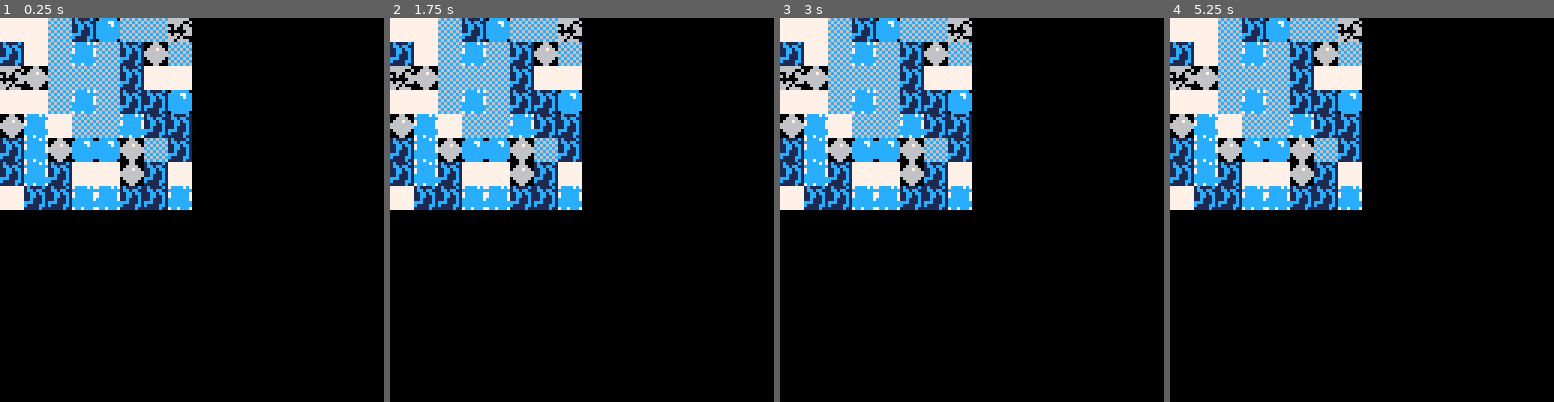
Above: before the commit, frames 1-4 (left to right).
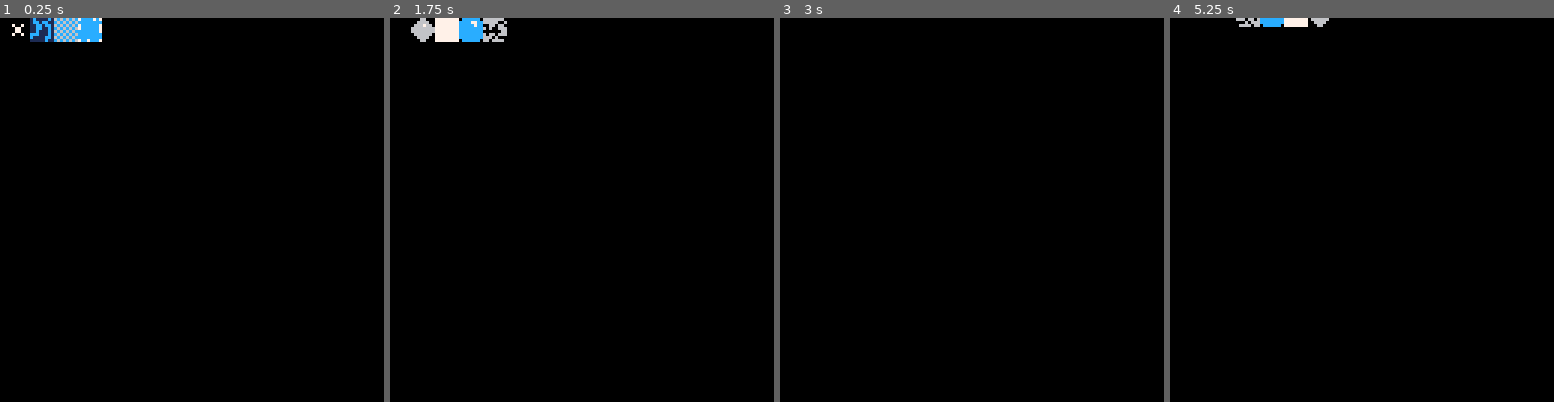
Above: after the commit, the same moments.

Repository: cmcoatney/carts
Game: PICO-8 cartridge icebreaker.p8
Two runs of this game, one before a commit and one after it. Both use one fixed random seed, a clock stepped at 60 frames per second and the inputs below.
Inputs:
- Up to frame 1 (0.25 s): no input
- Up to frame 2 (1.75 s): hold Right from 1.6 s (still down)
- Up to frame 3 (3 s): release Right at 2.1 s; hold Up 2.15-2.42 s; hold Right from 2.47 s (still down)
- Up to frame 4 (5.25 s): release Right at 3.03 s; hold Left 3.08-3.58 s; hold Down 3.63-3.97 s; hold Right 4.02-4.68 s; hold Up 4.73-5.03 s; hold Left from 5.08 s (still down)

The runs differ from the first frame. In frame 1, 23% of the frame differs, in the area x 0-50%, y 0-50%; in frame 2, 24%; in frame 3, 24%; in frame 4, 24%.

Commit message:
feat(core): Adds basic movement and test graphics to begin development

Diff:
--- a/icebreaker.p8
+++ b/icebreaker.p8
@@ -2,6 +2,11 @@
 version 36
 __lua__
 #include icebreaker/core.lua
+#include icebreaker/hero.lua
+#include icebreaker/map.lua
+#include icebreaker/mob.lua
+#include icebreaker/movement.lua
+#include icebreaker/actions.lua
 
 __gfx__
 000000001c1111c16c6c6c6c7cccc7c700066000777777770cccccc0666666600000000000000000000000000000000000000000000000000000000000000000
--- /dev/null
+++ b/icebreaker/actions.lua
@@ -0,0 +1,12 @@
+--actions
+
+function push(ob,mob,dir)
+ --check if ob pushable
+
+ --check dir to move
+
+ --check if ob slides
+   --if yes slide instead
+
+ --move ob
+end
--- a/icebreaker/core.lua
+++ b/icebreaker/core.lua
@@ -1,16 +1,69 @@
---core
 msg=""
 state={}
+
 function _init()
- --hero:init()
-end
+ state.flg_slide=2
+ state.tick=0
 
-function _update()
+ obs={}
+ ob=ob:init()
+ ob.spr=76
+ ob.pushable=true
+ add(obs,ob)
+
+ hero:init()
 
 end
 
+function timer()
+ state.tick-=1
+ if state.tick == 0 then
+  --do something
+
+ end
+end
+
+function _update60()
+  local mx=0
+  local my=0
+  local moved=false
+  local spd=5
+  if (btnp(0)) mx -= spd hero.dir=1 moved=true
+  if (btnp(1)) mx += spd hero.dir=2 moved=true
+  if (btnp(2)) my -= spd hero.dir=3 moved=true
+  if (btnp(3)) my += spd hero.dir=4 moved=true
+
+
+  hero.tle=mget(hero.x,hero.y)
+
+  domove(hero,mx,my,dir)
+  if(moved) doanimate(hero)
+
+  --hero:animate()
+end
+
 function _draw()
-    cls()
-    map()
+ cls(0)
+ palt(8,true)
+ palt(0,false)
+ pal(5,2)
+ spr(204,0,0,4,4)
 
+ spr(192,0,0,4,4)
+ spr(200,32,0,4,4)
+ spr(200,32,32,4,4)
+ spr(76,30,20,4,4)
+ --hero direction
+ local flp = false
+ if(hero.dir == 1) flp=true
+ --hero frame
+ local frm = abs(hero.frm)
+
+ for o in all(obs) do
+  spr(o.spr,o.x,o.y,4,4)
+ end
+
+ local s=hero.spr+(frm*4)
+ spr(s,hero.x,hero.y,4,4,flp,false)
+ print(msg,64,64)
 end
--- /dev/null
+++ b/icebreaker/hero.lua
@@ -0,0 +1,40 @@
+--hero
+
+hero={}
+function hero:init()
+ self.x=2
+ self.y=0
+ self.spr=0
+ self.dir=0
+ self.frm=0
+ self.tle=mget(hero.x,hero.y)
+ self.tick=30
+ self.tock=30 --ticks till stop
+ self.tictok=30
+ self.trans={}
+ self.tcount=0
+end
+
+function hero:animate()
+ if(self.tock < 1) return
+
+ self.tick-=1
+ if self.tick == 0 then
+  self.tick = self.tictok
+  --do something
+  self:transitions()
+  self.tock-=1
+ end
+end
+
+
+--play movement transitions
+function hero:transitions()
+ if #self.trans>0 then
+ local t = self.trans[self.tcount]
+
+ self.x += t.x
+ self.y += t.y
+ self.tcount+=1
+ end
+end
--- /dev/null
+++ b/icebreaker/map.lua
@@ -0,0 +1,16 @@
+--map
+
+
+function canmove(mob,x,y)
+ --passable
+ local pass=false
+
+ local mtype = movetype(x,y)
+
+ if(mtype > 2) pass=true
+ --if (x > 0 and x < 127 and y > 0 and y < 127) pass=false
+ if(mtype == 3 or mtype == 5) pass=false
+
+
+ return pass
+end
--- /dev/null
+++ b/icebreaker/mob.lua
@@ -0,0 +1,22 @@
+--objects
+
+
+obs={}
+ob={}
+function ob:init()
+ self={}
+ self.x=64
+ self.y=0
+ self.pushable=false
+ self.blocking=true
+ self.spr=0
+ self.dir=0
+ self.frm=0
+ self.tle=mget(self.x,self.y)
+ self.tick=30
+ self.tock=30 --ticks till stop
+ self.tictok=30
+ self.trans={}
+ self.tcount=0
+ return self
+end
--- /dev/null
+++ b/icebreaker/movement.lua
@@ -0,0 +1,62 @@
+--movement
+
+
+function domove(mob,mx,my,dir)
+
+  --slide test
+  --if fget(mget(mob.x+mx,mob.y+my),2) then
+   --slide(mob,mx,my)
+  --else
+   for o in all(obs) do
+    if o.x == mob.x+32 and o.pushable==true then
+    o.x+=mx
+    push(o,mob,dir)
+    end
+   end
+
+   if (mob.x+mx < 127 and mob.x > 0) mob.x+=mx
+   mob.y+=my
+
+
+
+  --end
+end
+
+function doanimate(mob)
+   if mob.frm<2 then
+    mob.frm +=1
+   elseif hero.frm>0 then
+    mob.frm -=1
+   else
+    mob.frm+=1
+   end
+end
+
+-- when hitting sheet ice
+-- slide to the end of the
+-- patch in current direction
+function slide(mob,x,y)
+ local dir=mob.dir
+ local mx=mob.x+x
+ local my=mob.y+y
+ local tle = mget(x,y)
+ trans={} --resets transitions
+ msg="reset trans"
+ while(fget(mget(mx,my),state.flg_slide)) do
+  if(dir==1) mx-=1
+  if(dir==2) mx+=1
+  if(dir==3) my-=1
+  if(dir==4) my+=1
+
+  --mob.x=mx
+  --mob.y=my
+
+  local trans={}
+  trans[mob.tcount].x=mx
+  trans[mob.tcount].y=my
+  trans[mob.tcount].tick=1
+  mob.tcount+=1
+  add(mob.trans,trans)
+ end
+
+end
Not shown, changed: README.md
